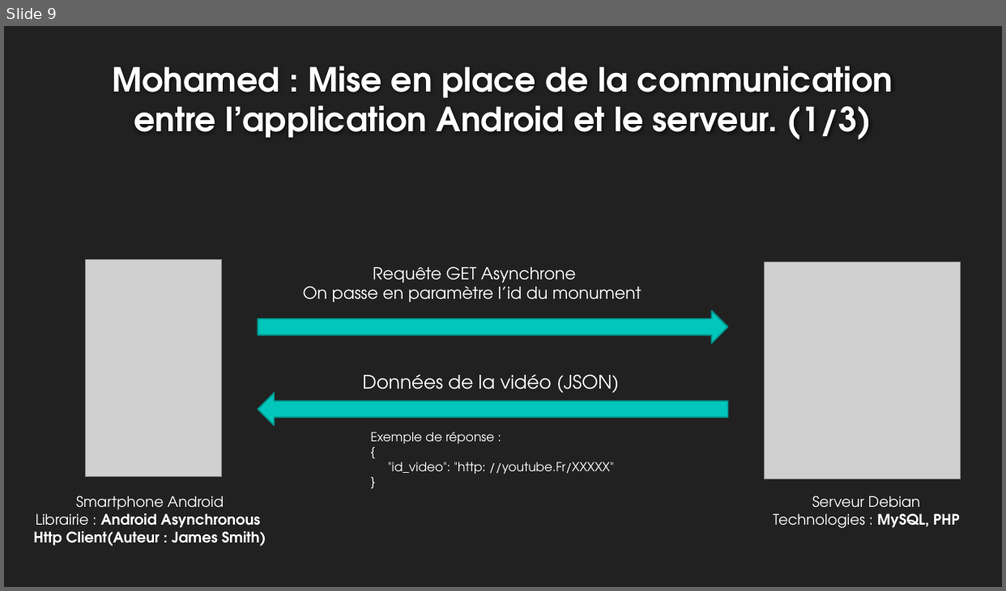
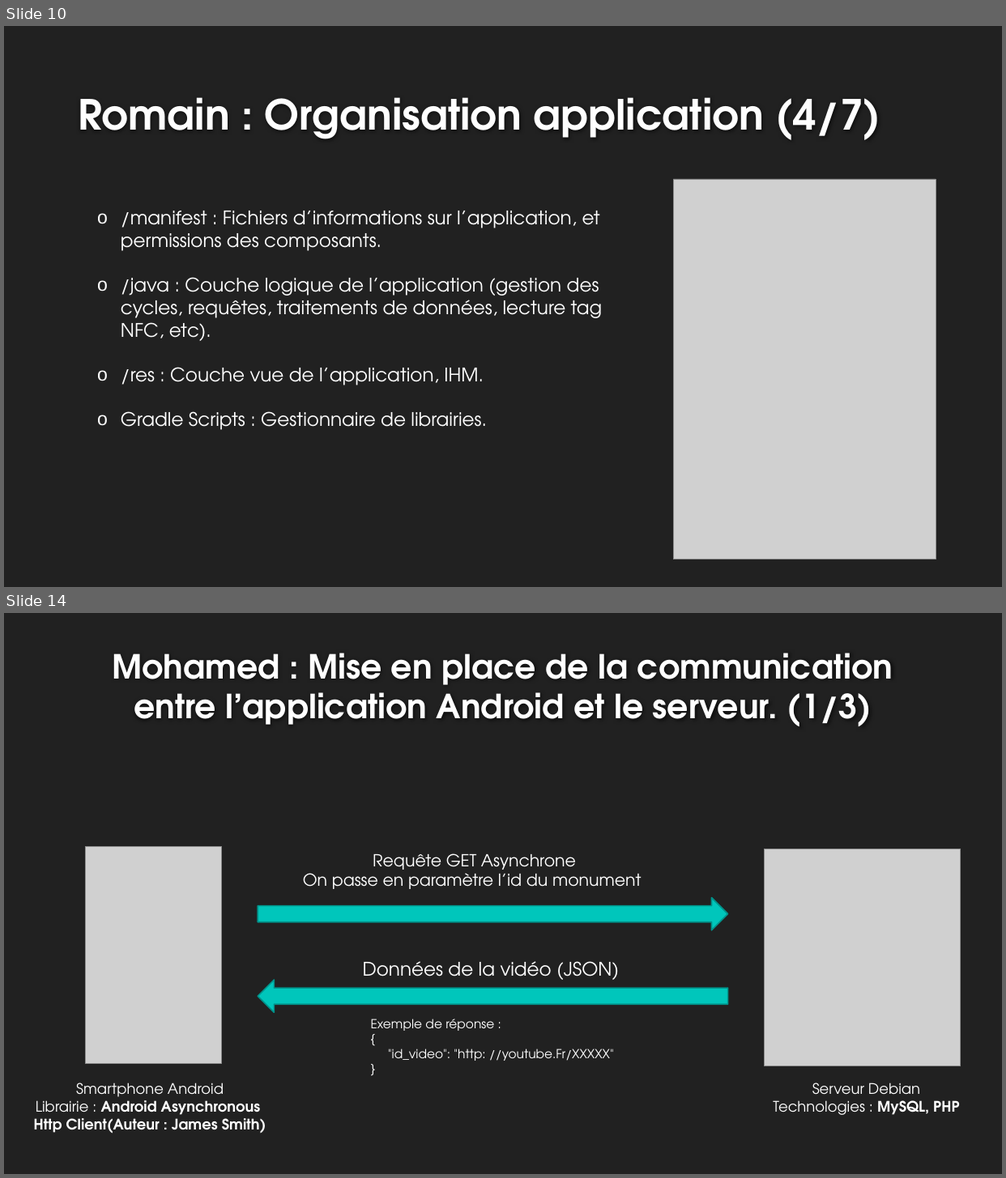
Before and after one commit to rlembo06/VR_tourism, a slide deck: annexes/slides-VR_Tourism.pptx. Shown one above the other, each under a label of ours: slide 9 before the commit, slides 10 and 14 after it; the slides between them are not shown. The pictures are 1006x591 and 1006x1178 pixels, drawn with LibreOffice and Linux fonts; fonts in the diff are those of the drawing; grey boxes stand for pictures; background and template pictures are left out. Boxes give left, top, right and bottom in pixels: in the first picture for what was removed or moved away, otherwise in the second. Text is boxed around its words. In the diff, an @@ line names an element or a change of style, - is before the commit and + after.

Commit message:
MAJ slides Romain

```diff
--- a/annexes/slides-VR_Tourism.pptx
+++ b/annexes/slides-VR_Tourism.pptx
@@ slide 10 added at (4, 26, 1002, 587), background #212121 @@
@@ title added at (78, 97, 880, 140), 40 pt, text #FEFEFE, bold @@
+Romain : Organisation application (4/7)
@@ picture added at (673, 179, 936, 561) @@
@@ text added at (121, 211, 603, 430), 18 pt, text #FFFFFF @@
+o /manifest : Fichiers d’informations sur l’application, et permissions des composants.
+o /java : Couche logique de l’application (gestion des cycles, requêtes, traitements de données, lecture tag NFC, etc).
+o /res : Couche vue de l’application, IHM.
+o Gradle Scripts : Gestionnaire de librairies.
@@ what was slide 9 is now slide 14 @@
```
Also in this commit, not shown: 2 slides changed, 4 other slides added, 9 other files.
